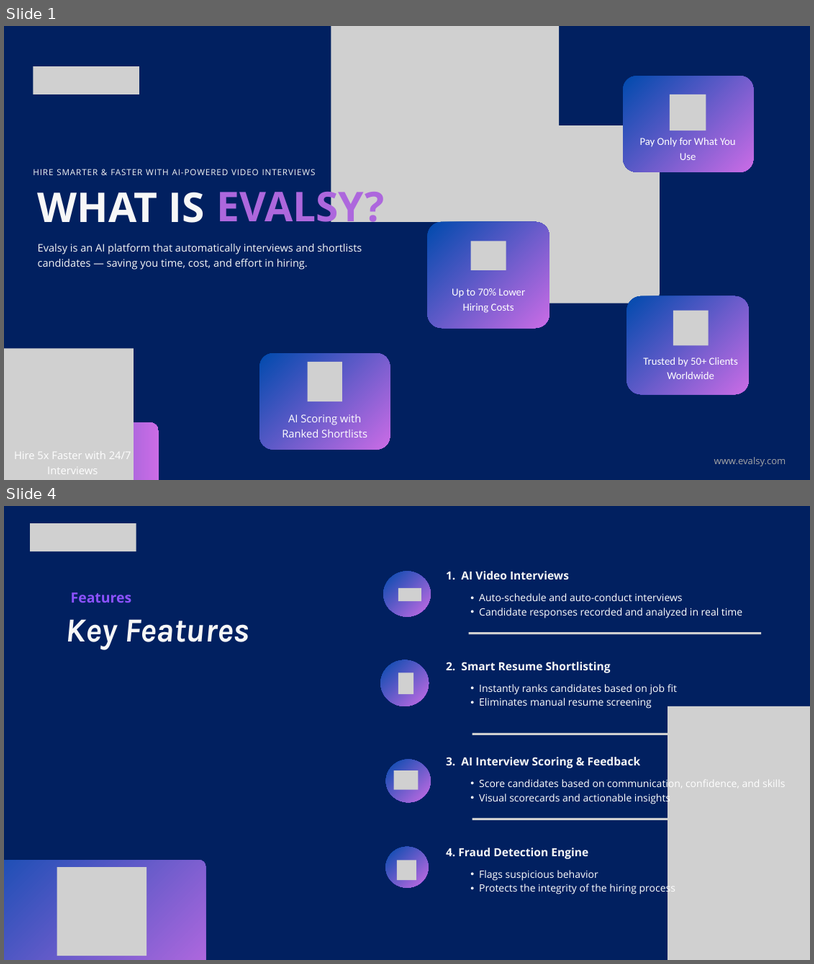
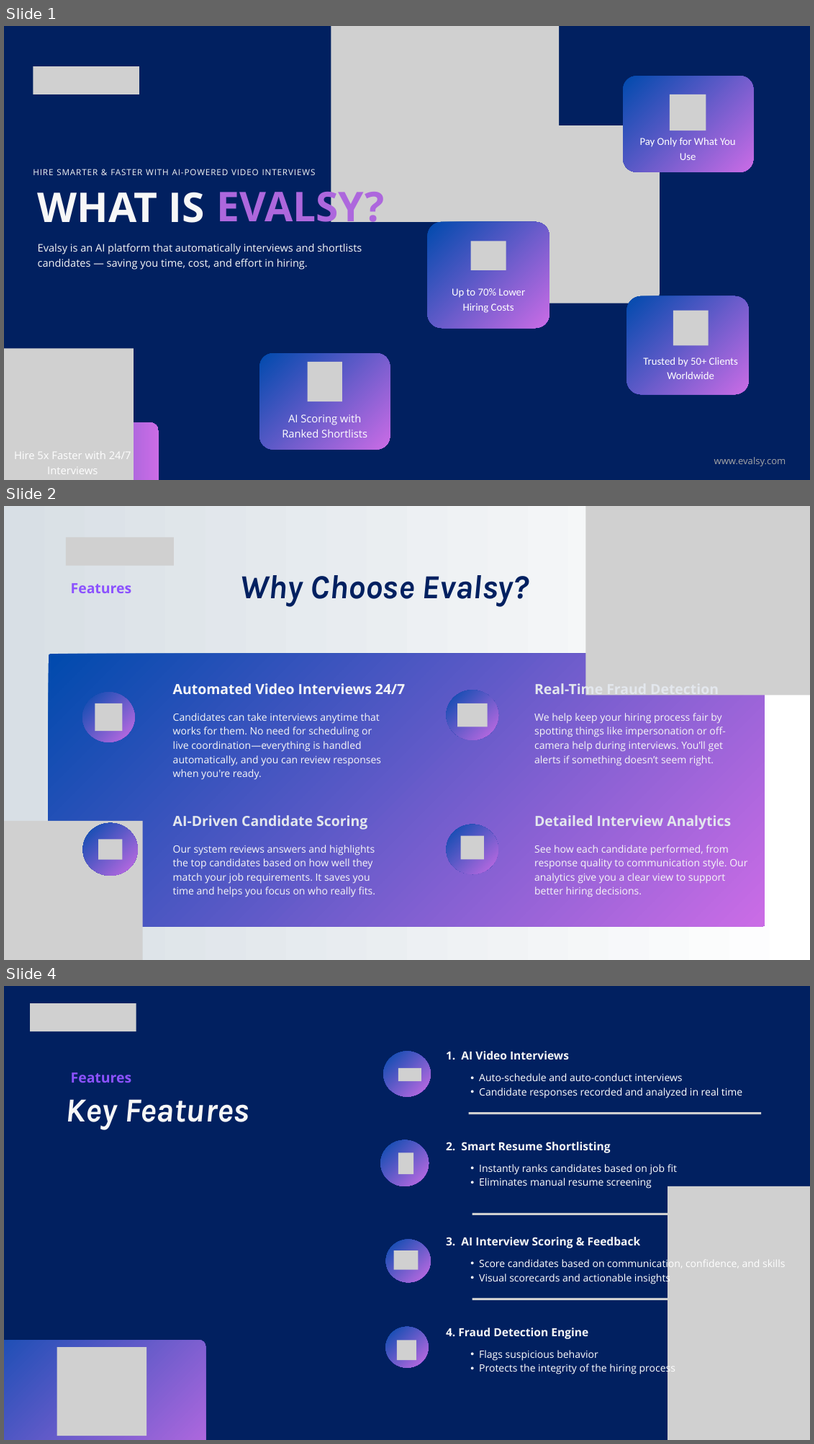
Before and after one commit to askarmus/evalsy-app, a slide deck: public/ads/Presentation - Evalsy Transforming Hiring with AI.pptx. Shown one above the other, each under a label of ours: slides 1 and 4 before the commit, slides 1, 2 and 4 after it; the slides between them are not shown. The pictures are 814x964 and 814x1444 pixels, drawn with LibreOffice and Linux fonts; fonts in the diff are those of the drawing; grey boxes stand for pictures. Boxes give left, top, right and bottom in pixels: in the first picture for what was removed or moved away, otherwise in the second. Text is boxed around its words. In the diff, an @@ line names an element or a change of style, - is before the commit and + after.

```diff
--- a/public/ads/Presentation - Evalsy Transforming Hiring with AI.pptx
+++ b/public/ads/Presentation - Evalsy Transforming Hiring with AI.pptx
@@ slide 2 added at [4, 506, 810, 960], background gradient #D8DFE5 to #FFFFFF @@
@@ picture added at [586, 506, 810, 695] @@
@@ picture added at [66, 537, 174, 565] @@
@@ text added at [71, 583, 132, 593], 25 pt, text #8C52FF, bold @@
+Features
@@ text added at [239, 575, 529, 607], 60 pt, text #012060, bold, italic @@
+Why Choose Evalsy?
@@ freeform shape added at [49, 654, 765, 926], fill gradient #004AAD to #CB6CE6 @@
@@ freeform shape added at [82, 692, 134, 742], fill gradient #004AAD to #CB6CE6 @@
@@ text added at [173, 683, 405, 694], 25 pt, text #F7F7F7, bold @@
+Automated Video Interviews 24/7
@@ freeform shape added at [446, 690, 499, 740], fill gradient #004AAD to #CB6CE6 @@
@@ text added at [535, 681, 719, 698], 25 pt, text #E3E7ED, bold @@
+Real-Time Fraud Detection
@@ picture added at [95, 703, 123, 731] @@
@@ text added at [173, 713, 381, 780], 18 pt, text #F7F7F7 @@
+Candidates can take interviews anytime that works for them. No need for scheduling or live coordination—everything is handled automatically, and you can review responses when you're ready.
@@ picture added at [458, 703, 487, 726] @@
@@ text added at [535, 713, 725, 766], 18 pt, text #F7F7F7 @@
+We help keep your hiring process fair by spotting things like impersonation or off-camera help during interviews. You’ll get alerts if something doesn’t seem right.
@@ picture added at [4, 821, 143, 960] @@
@@ freeform shape added at [82, 823, 138, 875], fill gradient #004AAD to #CB6CE6 @@
@@ text added at [173, 815, 368, 829], 25 pt, text #E3E7ED, bold @@
+AI-Driven Candidate Scoring
@@ freeform shape added at [446, 824, 499, 874], fill gradient #004AAD to #CB6CE6 @@
@@ text added at [535, 815, 731, 829], 25 pt, text #E3E7ED, bold @@
+Detailed Interview Analytics
@@ picture added at [98, 839, 123, 860] @@
@@ text added at [173, 844, 376, 897], 18 pt, text #F7F7F7 @@
+Our system reviews answers and highlights the top candidates based on how well they match your job requirements. It saves you time and helps you focus on who really fits.
@@ picture added at [460, 836, 484, 860] @@
@@ text added at [535, 844, 748, 897], 18 pt, text #F7F7F7 @@
+See how each candidate performed, from response quality to communication style. Our analytics give you a clear view to support better hiring decisions.
```
Also in this commit, not shown: 1 slide removed, 12 other files.
